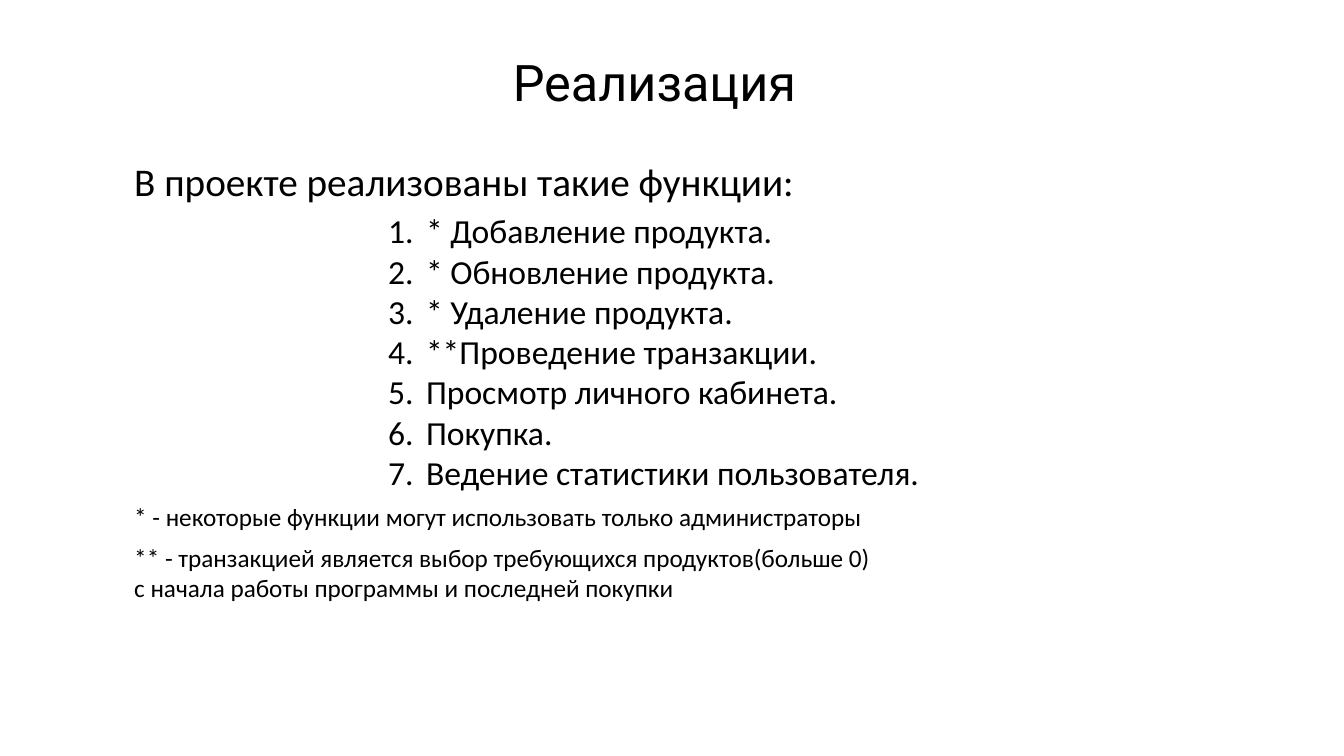
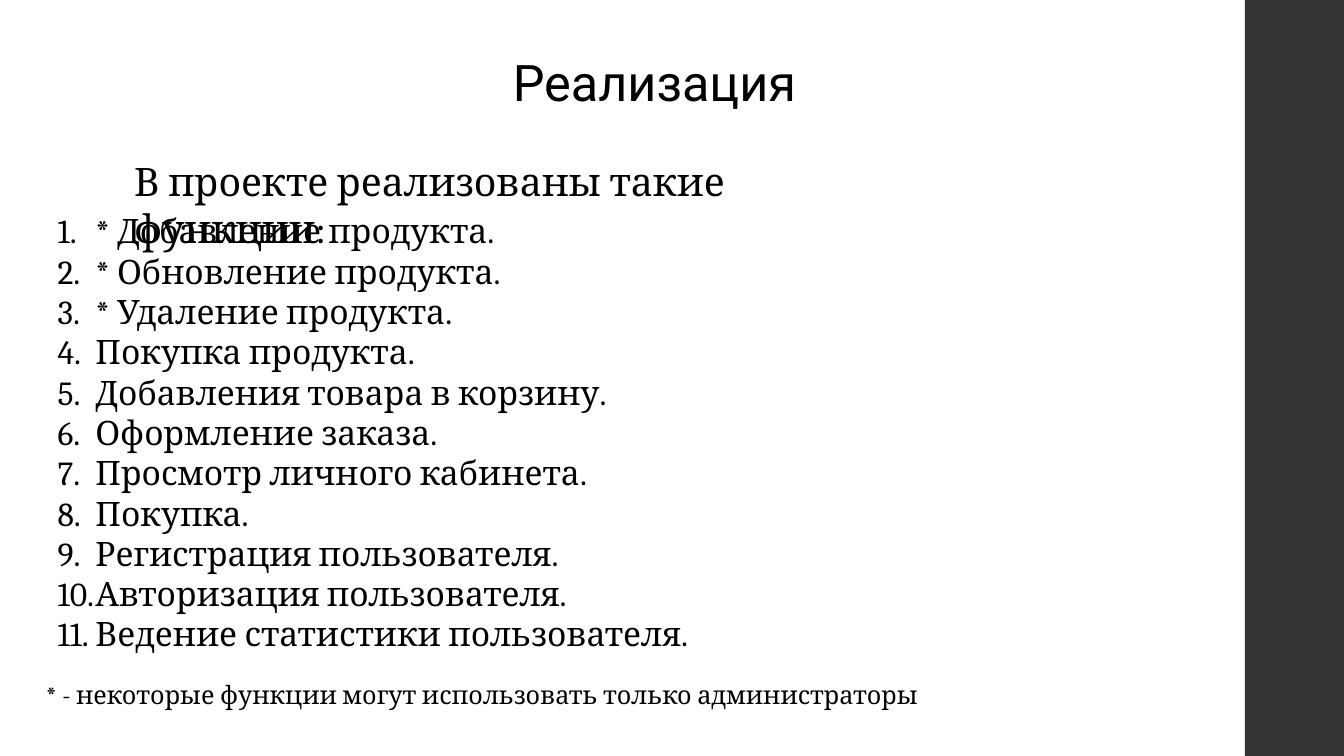
Before and after one commit to JabaXNT/YandexWEBProject, a slide deck: slide 4 of Zapiska/Представление Exchange.pptx (slide 3 before the commit). Drawn at 1344x756 pixels with LibreOffice and Linux fonts; fonts in the diff are those of the drawing. Boxes give left, top, right and bottom in pixels: in the first picture for what was removed or moved away, otherwise in the second. Text is boxed around its words. In the diff, an @@ line names an element or a change of style, - is before the commit and + after.

```diff
--- a/Zapiska/Представление Exchange.pptx
+++ b/Zapiska/Представление Exchange.pptx
@@ rectangle added at <box>1245,0,1344,756</box>, fill #353537 @@
@@ text "В проекте реализованы такие функции:" at <box>134,168,725,253</box>: font Calibri to Cambria @@
@@ text "* Добавление продукта.": place and size @@
-text "* Добавление продукта." at <box>426,220,919,491</box>
+text "* Добавление продукта." at <box>95,213,681,653</box>
@@ text at <box>95,213,681,653</box>: font Calibri to Cambria in "* Добавление продукта.", "* Обновление продукта.", "* Удаление продукта.", "Просмотр личного кабинета." and 2 more places @@
@@ text at <box>95,340,599,453</box>: text changed; font Calibri to Cambria @@
-4. **Проведение транзакции.
+4. Покупка продукта.
+5. Добавления товара в корзину.
+6. Оформление заказа.
@@ text at <box>95,542,560,614</box>: paragraphs added @@
+9. Регистрация пользователя.
+10. Авторизация пользователя.
@@ text removed at <box>134,549,869,601</box> @@
-** - транзакцией является выбор требующихся продуктов(больше 0)
-с начала работы программы и последней покупки
@@ text "* - некоторые функции могут ..." at <box>76,685,917,710</box>: font Calibri to Cambria @@
@@ text "* - некоторые функции могут ...": place and size @@
-text "* - некоторые функции могут ..." at <box>166,509,861,530</box>
+text "* - некоторые функции могут ..." at <box>76,685,917,710</box>
```
Also in this commit, not shown: 4 other slides changed, 1 slide added, 3 other files.
